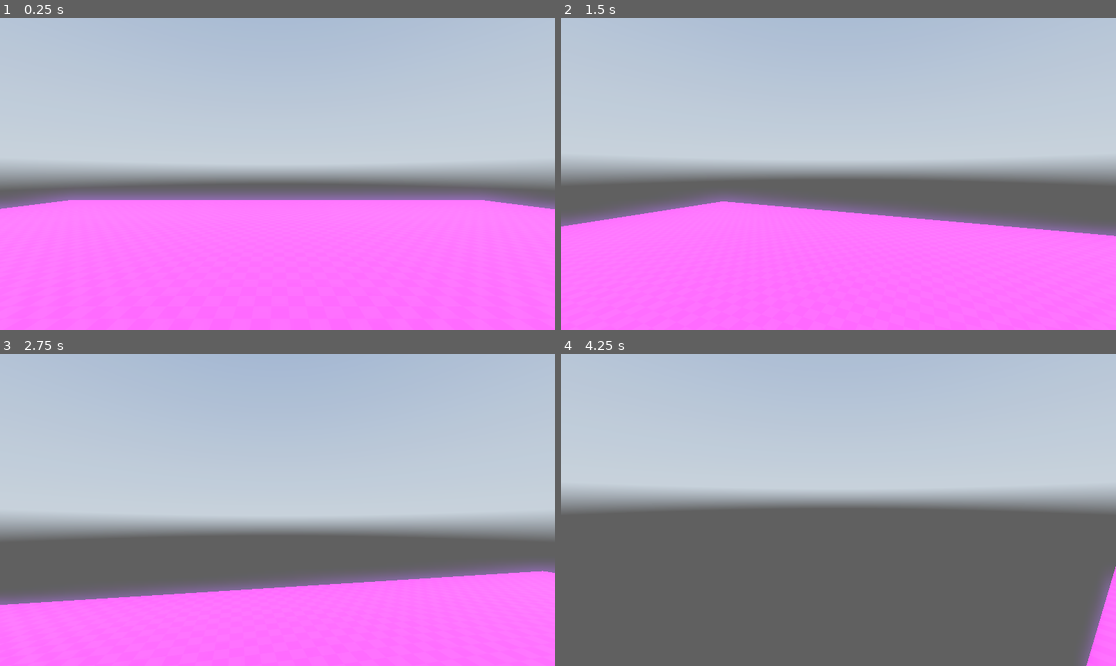
Above: before the commit, frames 1-4 (two rows, left to right).
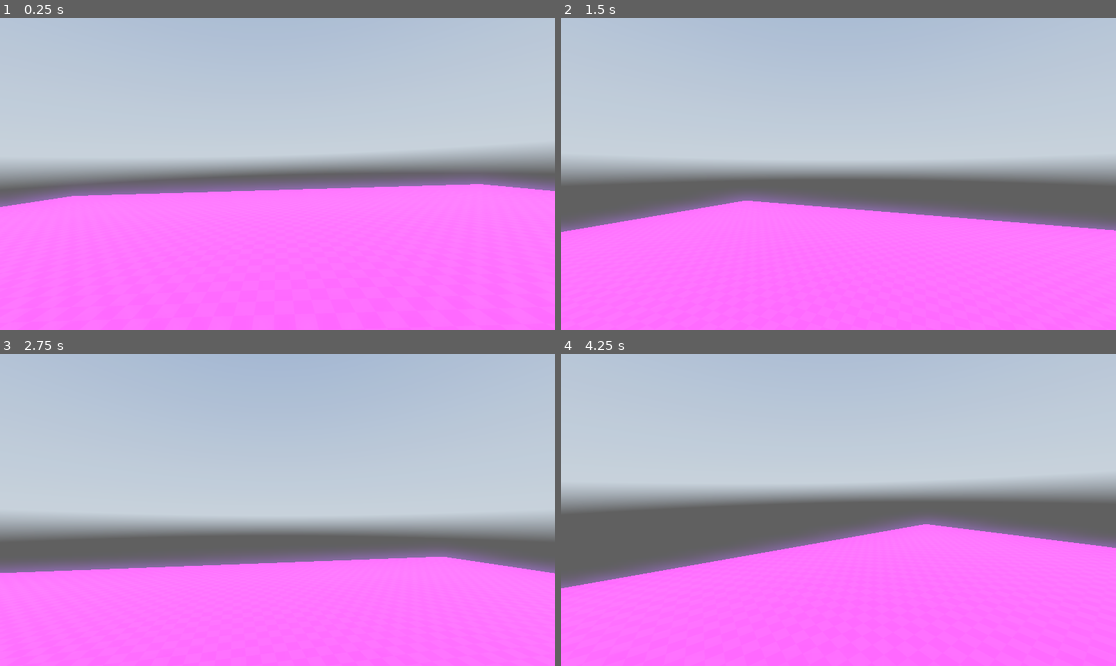
Above: after the commit, the same moments.

Repository: munozalexm15/ARSG
Game: Godot game, scene res://Scenes/Levels/test_scene.tscn
Two runs of this game, one before a commit and one after it. Both use one fixed random seed, a clock stepped at 60 frames per second and the inputs below. A sky picture missing from this copy of the repository is replaced by a grey-blue gradient.
Inputs (mouse positions are in pixels of both pictures, inside the frame that each line leads up to):
- Up to frame 1 (0.25 s): no input
- Up to frame 2 (1.5 s): move the mouse to (866, 174) at 0.52 s; hold Ctrl (Crouch) 0.53-1.28 s; hold W (Forward) from 0.53 s (still down); tap Space (Jump) at 0.77, 1.07 s; tap Shift (Sprint) at 0.8, 1.35 s; move the mouse to (810, 174) at 1.27 s
- Up to frame 3 (2.75 s): keep holding W (Forward); tap Space (Jump) at 1.52, 1.55, 1.82, 2.1 s; move the mouse to (288, 503) at 2.02 s; hold Ctrl (Crouch) from 2.03 s (still down)
- Up to frame 4 (4.25 s): keep holding W (Forward); move the mouse to (832, 516) at 2.77 s; release Ctrl (Crouch) at 2.78 s; tap Ctrl (Crouch) at 2.85 s; tap Space (Jump) at 3.02, 3.32, 3.77, 3.8, 4.07 s; tap Shift (Sprint) at 3.05 s; move the mouse to (877, 513) at 3.52 s; hold Shift (Sprint) from 3.53 s (still down)

The runs differ from the first frame. In frame 1, 10% of the frame differs, in the area x 0-100%, y 42-62%; in frame 2, 2.0%; in frame 3, 9.6%; in frame 4, 43%, in the area x 0-100%, y 40-100%.

Commit message:
added sliding and head bumping animations

Diff:
--- a/Scenes/Characters/Main_character.tscn
+++ b/Scenes/Characters/Main_character.tscn
@@ -13,13 +13,103 @@
 [sub_resource type="CapsuleShape3D" id="CapsuleShape3D_rgde6"]
 height = 1.2
 
+[sub_resource type="Animation" id="Animation_p700l"]
+length = 0.001
+tracks/0/type = "value"
+tracks/0/imported = false
+tracks/0/enabled = true
+tracks/0/path = NodePath("Camera3D:rotation")
+tracks/0/interp = 1
+tracks/0/loop_wrap = true
+tracks/0/keys = {
+"times": PackedFloat32Array(0),
+"transitions": PackedFloat32Array(1),
+"update": 0,
+"values": [Vector3(0, 0, 0)]
+}
+tracks/1/type = "value"
+tracks/1/imported = false
+tracks/1/enabled = true
+tracks/1/path = NodePath("Camera3D:position")
+tracks/1/interp = 1
+tracks/1/loop_wrap = true
+tracks/1/keys = {
+"times": PackedFloat32Array(0),
+"transitions": PackedFloat32Array(1),
+"update": 0,
+"values": [Vector3(0, 0, 0)]
+}
+
+[sub_resource type="Animation" id="Animation_p7pfv"]
+resource_name = "soft_landing"
+length = 0.5
+tracks/0/type = "value"
+tracks/0/imported = false
+tracks/0/enabled = true
+tracks/0/path = NodePath("Camera3D:rotation")
+tracks/0/interp = 1
+tracks/0/loop_wrap = true
+tracks/0/keys = {
+"times": PackedFloat32Array(0, 0.1, 0.4),
+"transitions": PackedFloat32Array(1, 1, 1),
+"update": 0,
+"values": [Vector3(0, 0, 0), Vector3(-0.0523599, 0, -0.0349066), Vector3(0, 0, 0)]
+}
+tracks/1/type = "value"
+tracks/1/imported = false
+tracks/1/enabled = true
+tracks/1/path = NodePath("Camera3D:position")
+tracks/1/interp = 1
+tracks/1/loop_wrap = true
+tracks/1/keys = {
+"times": PackedFloat32Array(0, 0.1, 0.4),
+"transitions": PackedFloat32Array(1, 1, 1),
+"update": 0,
+"values": [Vector3(0, 0, 0), Vector3(0, -0.2, 0), Vector3(0, 0, 0)]
+}
+
+[sub_resource type="Animation" id="Animation_i4awl"]
+resource_name = "hard_landing"
+length = 0.5
+tracks/0/type = "value"
+tracks/0/imported = false
+tracks/0/enabled = true
+tracks/0/path = NodePath("Camera3D:rotation")
+tracks/0/interp = 1
+tracks/0/loop_wrap = true
+tracks/0/keys = {
+"times": PackedFloat32Array(0, 0.2, 0.4),
+"transitions": PackedFloat32Array(1, 3.36359, 1),
+"update": 0,
+"values": [Vector3(0, 0, 0), Vector3(-0.174533, 0, -0.0872665), Vector3(0, 0, 0)]
+}
+tracks/1/type = "value"
+tracks/1/imported = false
+tracks/1/enabled = true
+tracks/1/path = NodePath("Camera3D:position")
+tracks/1/interp = 1
+tracks/1/loop_wrap = true
+tracks/1/keys = {
+"times": PackedFloat32Array(0, 0.2, 0.4),
+"transitions": PackedFloat32Array(1, 0.258816, 1),
+"update": 0,
+"values": [Vector3(0, 0, 0), Vector3(0, -0.5, 0), Vector3(0, 0, 0)]
+}
+
+[sub_resource type="AnimationLibrary" id="AnimationLibrary_sri1h"]
+_data = {
+"RESET": SubResource("Animation_p700l"),
+"hard_landing": SubResource("Animation_i4awl"),
+"soft_landing": SubResource("Animation_p7pfv")
+}
+
 [node name="Character" type="CharacterBody3D"]
 script = ExtResource("1_yciub")
-cameraNode = NodePath("Head")
 bobbingNode = NodePath("Head/eyes")
 standing_collisionNode = NodePath("Standing_collisionShape")
 crouching_collisionNode = NodePath("Crouching_collisionShape")
 standingRaycastNode = NodePath("StandingRaycast")
+animationNode = NodePath("Head/eyes/AnimationPlayer")
 
 [node name="StateMachine" type="Node" parent="."]
 script = ExtResource("2_p6bay")
@@ -48,12 +138,17 @@
 shape = SubResource("CapsuleShape3D_rgde6")
 
 [node name="Head" type="Node3D" parent="."]
-transform = Transform3D(1, 0, 0, 0, 1, 0, 0, 0, 1, 0, 0.9, 0)
+transform = Transform3D(1, 0, 0, 0, 1, 0, 0, 0, 1, 0, 1, 0)
 
 [node name="eyes" type="Node3D" parent="Head"]
 
 [node name="Camera3D" type="Camera3D" parent="Head/eyes"]
 
+[node name="AnimationPlayer" type="AnimationPlayer" parent="Head/eyes"]
+libraries = {
+"": SubResource("AnimationLibrary_sri1h")
+}
+
 [node name="StandingRaycast" type="RayCast3D" parent="."]
 target_position = Vector3(0, 2, 0)
 
--- a/Scenes/Levels/test_scene.tscn
+++ b/Scenes/Levels/test_scene.tscn
@@ -5,12 +5,12 @@
 [ext_resource type="Texture2D" uid="uid://bnbajbspn1eb" path="res://Resources/SkyBox/kloofendal_48d_partly_cloudy_puresky_4k.exr" id="2_j80e5"]
 [ext_resource type="Texture2D" uid="uid://cvkb3ebp38yf1" path="res://Resources/Textures/Prototype Textures/Orange/texture_09.png" id="3_5x6tt"]
 
+[sub_resource type="StandardMaterial3D" id="StandardMaterial3D_ompr7"]
+albedo_texture = ExtResource("1_qatuk")
+uv1_triplanar = true
+
 [sub_resource type="StandardMaterial3D" id="StandardMaterial3D_xqn0k"]
 albedo_texture = ExtResource("3_5x6tt")
-uv1_triplanar = true
-
-[sub_resource type="StandardMaterial3D" id="StandardMaterial3D_ompr7"]
-albedo_texture = ExtResource("1_qatuk")
 uv1_triplanar = true
 
 [sub_resource type="PanoramaSkyMaterial" id="PanoramaSkyMaterial_1b7ml"]
@@ -29,32 +29,29 @@
 
 [node name="World" type="Node3D"]
 
-[node name="Character" parent="." instance=ExtResource("1_s20kc")]
-transform = Transform3D(1, 0, 0, 0, 1, 0, 0, 0, 1, 0.0901942, 1.10805, -0.0822635)
-
-[node name="Ground4" type="CSGBox3D" parent="."]
-transform = Transform3D(1, 0, 0, 0, 1, 0, 0, 0, 1, -8.393, 0.75518, 1.9869)
-use_collision = true
-size = Vector3(5, 1.27917, 2)
-material = SubResource("StandardMaterial3D_xqn0k")
-
-[node name="Ground3" type="CSGBox3D" parent="."]
-transform = Transform3D(1, 0, 0, 0, 1, 0, 0, 0, 1, -8.39318, 0.768429, -1.97433)
-use_collision = true
-size = Vector3(5, 1.27917, 2)
-material = SubResource("StandardMaterial3D_xqn0k")
-
-[node name="Ground2" type="CSGBox3D" parent="."]
-transform = Transform3D(1, 0, 0, 0, 1, 0, 0, 0, 1, -8.45677, 2.1668, 0)
-use_collision = true
-size = Vector3(5, 1, 2)
-material = SubResource("StandardMaterial3D_xqn0k")
-
 [node name="Ground" type="CSGBox3D" parent="."]
 transform = Transform3D(1, 0, 0, 0, 1, 0, 0, 0, 1, 0, -0.5, 0)
 use_collision = true
 size = Vector3(30, 1, 30)
 material = SubResource("StandardMaterial3D_ompr7")
+
+[node name="Platform" type="Node3D" parent="."]
+transform = Transform3D(1, 0, 0, 0, 1, 0, 0, 0, 1, 0.0901942, 1.10805, -0.0822635)
+
+[node name="Ground4" type="CSGBox3D" parent="Platform"]
+transform = Transform3D(-1, -0.000300607, -0.000428563, 0, 0.818681, -0.574248, 0.00052348, -0.574248, -0.818681, 3.92725, 2.55383, 7.01529)
+use_collision = true
+size = Vector3(5, 1.279, 15)
+material = SubResource("StandardMaterial3D_xqn0k")
+
+[node name="Ground2" type="CSGBox3D" parent="Platform"]
+transform = Transform3D(1, 0, 0, 0, 1, 0, 0, 0, 1, -8.54696, 1.05875, 0.0822635)
+use_collision = true
+size = Vector3(5, 1, 2)
+material = SubResource("StandardMaterial3D_xqn0k")
+
+[node name="Character" parent="." instance=ExtResource("1_s20kc")]
+transform = Transform3D(1, 0, 0, 0, 1, 0, 0, 0, 1, 0.0901942, 1.10805, -0.0822635)
 
 [node name="Environment" type="Node3D" parent="."]
 
--- a/Scripts/Player/Main_character.gd
+++ b/Scripts/Player/Main_character.gd
@@ -1,8 +1,5 @@
 class_name Player
 extends CharacterBody3D
-
-@export var cameraNode := NodePath()
-@onready var head : Node3D = get_node(cameraNode)
 
 @export var bobbingNode := NodePath()
 @onready var eyes : Node3D = get_node(bobbingNode)
@@ -16,6 +13,9 @@
 @export var standingRaycastNode := NodePath()
 @onready var standingRaycast : RayCast3D = get_node(standingRaycastNode)
 
+@export var animationNode := NodePath()
+@onready var animationPlayer : AnimationPlayer = get_node(animationNode)
+
 var gravity = ProjectSettings.get_setting("physics/3d/default_gravity")
 
 #---MOVEMENT
@@ -23,17 +23,18 @@
 var direction = Vector3.ZERO
 var lerp_speed = 10
 
-var curr_speed = 5.0
+var curr_speed = 2.0
 
-const walk_speed = 5.0
+const walk_speed = 2.0
 const run_speed = 10.0
-const crouch_speed = 3.0
+const crouch_speed = 1
 
 const jump_force = 4.5
+var lerp_air_speed = 3
 
 #---OTHER
 const mouse_sensibility = 0.4
-var crouching_depth = 0.5
+var crouching_depth = 0.8
 var initialHead_pos = 0.0
 
 
@@ -41,7 +42,7 @@
 const hb_speeds = {"crouch_speed"= 10.0, "walk_speed" = 15.0, "sprint_speed" = 22.0}
 
 #---------In meters
-const hb_intensities = {"crouch_speed"= 0.2, "walk_speed" = 0.3, "sprint_speed" = 0.5}
+const hb_intensities = {"crouch_speed"= 0.1, "walk_speed" = 0.2, "sprint_speed" = 0.4}
 
 #---------Index value for assign function (wave)
 var headBobbing_index = 0.0
@@ -50,7 +51,7 @@
 
 func _ready():
 	Input.set_mouse_mode(Input.MOUSE_MODE_CAPTURED)
-	initialHead_pos = head.position.y
+	initialHead_pos = eyes.position.y
 
 func _input(event):
 	#If mouse is moving
@@ -58,23 +59,25 @@
 		#rotate player x axis ONLY
 		rotate_y(deg_to_rad(-event.relative.x * mouse_sensibility))
 		#rotate camera y axis and limit its rotation
-		head.rotate_x(deg_to_rad(-event.relative.y * mouse_sensibility))
-		head.rotation.x = clamp(head.rotation.x, deg_to_rad(-89), deg_to_rad(89))
+		eyes.rotate_x(deg_to_rad(-event.relative.y * mouse_sensibility))
+		eyes.rotation.x = clamp(eyes.rotation.x, deg_to_rad(-89), deg_to_rad(89))
 
 func _physics_process(delta):
 	input_direction = Input.get_vector("Left", "Right", "Forward", "Backwards")
-	direction = lerp(direction, transform.basis * Vector3(input_direction.x, 0, input_direction.y).normalized(), delta * lerp_speed)
+
 	#NON SMOOTH DIRECTION : direction = (transform.basis * Vector3(input_direction.x, 0, input_direction.y)).normalized()
 
 	if !Input.is_action_pressed("Crouch") and !standingRaycast.is_colliding():
-		head.position.y = lerp(head.position.y, initialHead_pos, delta * lerp_speed)
+		eyes.position.y = lerp(eyes.position.y, initialHead_pos, delta * lerp_speed)
 
 	if is_on_floor() and input_direction != Vector2.ZERO:
+		direction = lerp(direction, transform.basis * Vector3(input_direction.x, 0, input_direction.y).normalized(), delta * lerp_speed)
 		headBobbing_vector.y =  sin(headBobbing_index)
 		headBobbing_vector.x =  sin(headBobbing_index/2)+0.5
 		eyes.position.y = lerp(eyes.position.y, headBobbing_vector.y * (headBobbing_curr_intensity / 2.0), delta * lerp_speed)
 		eyes.position.x = lerp(eyes.position.x, headBobbing_vector.x * headBobbing_curr_intensity, delta * lerp_speed)
 	else:
+		direction = lerp(direction, transform.basis * Vector3(input_direction.x, 0, input_direction.y).normalized(), delta * lerp_air_speed)
 		eyes.position.y = lerp(eyes.position.y, 0.0, delta * lerp_speed)
 		eyes.position.x = lerp(eyes.position.x, 0.0, delta * lerp_speed)
 
--- a/Scripts/Player/PlayerStates/Air.gd
+++ b/Scripts/Player/PlayerStates/Air.gd
@@ -1,6 +1,7 @@
 # Air.gd
 extends PlayerState
 
+var falling_velocity = 0.0
 # If we get a message asking us to jump, we jump.
 func enter(msg := {}) -> void:
 	if msg.has("jump"):
@@ -17,9 +18,17 @@
 
 	if not player.is_on_floor():
 		player.velocity.y -= player.gravity * delta
-
+		falling_velocity = player.velocity.y
 	if player.is_on_floor() and player.input_direction.x != 0:
+		if falling_velocity < -5:
+			player.animationPlayer.play("hard_landing")
+		elif falling_velocity >= -5:
+			player.animationPlayer.play("soft_landing")
 		state_machine.transition_to("Walk")
 
 	elif player.is_on_floor() and player.input_direction.x == 0:
+		if falling_velocity < -5:
+			player.animationPlayer.play("hard_landing")
+		elif falling_velocity >= -5:
+			player.animationPlayer.play("soft_landing")
 		state_machine.transition_to("Idle")
--- a/Scripts/Player/PlayerStates/Crouch.gd
+++ b/Scripts/Player/PlayerStates/Crouch.gd
@@ -1,20 +1,40 @@
 extends PlayerState
+
+var slide_timer = 0.0
+var slide_duration = 1
+var slide_vector = Vector2.ZERO
+
+var slide_multiplier = 10.0
 
 func enter(_msg := {}):
 	player.curr_speed = player.crouch_speed
 	player.crouching_CollisionShape.disabled = false
 	player.standing_CollisionShape.disabled = true
+	if state_machine.old_state.name == "Run" and player.input_direction != Vector2.ZERO:
+		slide_timer = slide_duration
+		slide_vector = player.input_direction
 
 
 func physics_update(delta: float) -> void:
+	if state_machine.old_state.name == "Run" and player.input_direction != Vector2.ZERO and slide_timer > 0:
+		slide_timer -= delta
+		player.direction = player.transform.basis * Vector3(slide_vector.x, 0, slide_vector.y).normalized()
+		if slide_timer <= 0:
+			print("DONE")
+			player.curr_speed = player.crouch_speed
+
 	player.headBobbing_curr_intensity = player.hb_intensities.get("crouch_speed")
 	player.headBobbing_index += player.hb_speeds.get("crouch_speed") * delta
 
-	player.head.position.y = lerp(player.head.position.y, player.initialHead_pos- player.crouching_depth, delta * player.lerp_speed)
+	player.eyes.position.y = lerp(player.eyes.position.y, player.initialHead_pos- player.crouching_depth, delta * player.lerp_speed)
 
 	if player.direction != Vector3.ZERO:
 		player.velocity.x = player.direction.x * player.curr_speed
 		player.velocity.z = player.direction.z * player.curr_speed
+
+		if state_machine.old_state.name == "Run" and slide_timer > 0.1:
+			player.velocity.x = player.direction.x * slide_timer * slide_multiplier
+			player.velocity.z = player.direction.z * slide_timer * slide_multiplier
 	else:
 		player.velocity.x = move_toward(player.velocity.x, 0.0, player.curr_speed)
 		player.velocity.z = move_toward(player.velocity.z, 0.0, player.curr_speed)
@@ -22,20 +42,18 @@
 	if not player.is_on_floor():
 		state_machine.transition_to("Air")
 
-	if Input.is_action_just_pressed("Jump"):
+	if Input.is_action_just_pressed("Jump") and !player.standingRaycast.is_colliding():
 		state_machine.transition_to("Air", {"jump" = true})
 
-	if (player.direction.x != 0 or player.direction.z != 0) and player.is_on_floor() and Input.is_action_pressed("Sprint"):
+	if (player.direction.x != 0 or player.direction.z != 0) and player.is_on_floor() and Input.is_action_just_pressed("Sprint"):
 		state_machine.transition_to("Run")
 
 	if !Input.is_action_pressed("Crouch") and !player.standingRaycast.is_colliding() and player.input_direction != Vector2.ZERO:
-		print("up")
 		player.crouching_CollisionShape.disabled = true
 		player.standing_CollisionShape.disabled = false
 		state_machine.transition_to("Walk")
 
 	elif !Input.is_action_pressed("Crouch") and !player.standingRaycast.is_colliding() and player.input_direction == Vector2.ZERO:
-		print("up")
 		player.crouching_CollisionShape.disabled = true
 		player.standing_CollisionShape.disabled = false
 		state_machine.transition_to("Idle")
--- a/Scripts/Player/PlayerStates/Walk.gd
+++ b/Scripts/Player/PlayerStates/Walk.gd
@@ -2,8 +2,6 @@
 
 func enter(_msg := {}):
 	player.curr_speed = player.walk_speed
-
-
 
 func physics_update(delta: float) -> void:
 	player.headBobbing_curr_intensity = player.hb_intensities.get("walk_speed")
@@ -25,7 +23,7 @@
 	if Input.is_action_just_pressed("Jump"):
 		state_machine.transition_to("Air", {jump = true})
 
-	if (player.direction.x != 0 or player.direction.z != 0) and player.is_on_floor() and Input.is_action_just_pressed("Sprint"):
+	if (player.direction.x != 0 or player.direction.z != 0) and player.is_on_floor() and Input.is_action_pressed("Sprint"):
 		state_machine.transition_to("Run")
 
 	if Input.is_action_just_pressed("Crouch"):
Not shown: 1 places in Scenes/Characters/Main_character.tscn that only renumber resources
